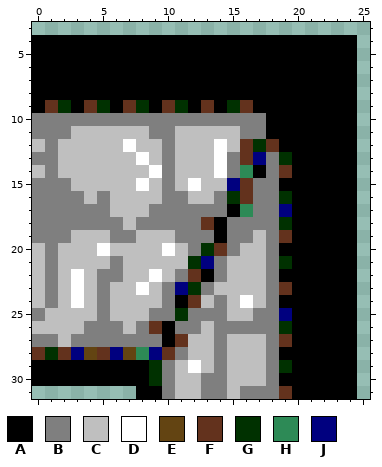
Edited in one commit: pixel-art sprite (wall/flagstone/flagstone_C.base.111.png). The picture above is the old version.
The file is 32x32 pixels. Shown: x 0..25, y 3..31.
Palette (. is transparent): A #000000  B #7f7f7f  C #bfbfbf  D #ffffff  E #634412  F #63321d  G #003100  H #2d8a56  J #00007f
Pixels before, first column x 0:
 4 AAAAAAAAAAAAAAAAAAAAAAAAA
 5 AAAAAAAAAAAAAAAAAAAAAAAAA
 6 AAAAAAAAAAAAAAAAAAAAAAAAA
 7 AAAAAAAAAAAAAAAAAAAAAAAAA
 8 AAAAAAAAAAAAAAAAAAAAAAAAA
 9 AFGAFGAFGAFGAFAGFAAAAAAAA
10 BBBBBBBBBBBBBBBBBBAAAAAAA
11 BBBCCCCCCBBCCCCCBBAAAAAAA
12 CBCCCCCDCCBCCCDCFGFAAAAAA
13 BBCCCCCCDCBCCCDBFJBGAAAAA
14 CBCCCCCCCDBCCCDBHABFAAAAA
15 BBBCCCCCDCBCDCCJFBBAAAAAA
16 BBBBCBCCCCBBCCBGFBBGAAAAA
17 BBBBBBCCCBBBBBBAHBBJAAAAA
18 BBBBBBBCBBBBBFABBBBGAAAAA
19 BBBCCCBBCCCBBBABBCBFAAAAA
20 CBCCCDCCCCDCBGFBCCBAAAAAA
21 CBCCCCBCCCCCGJBCCCBGAAAAA
22 CBCDCBBCCDCBFABCCCBAAAAAA
23 CBCDCBCCDCBJGBCCCCBFAAAAA
24 CBCDCBCCCCBAFCBCDCBAAAAAA
25 BCCCCBCCCBBGBBBCCBBJAAAAA
26 CCCCBBBCBFABBCBBBBBGAAAAA
27 BBCBBBBBBBAFCCBCCCBFAAAAA
28 FGFJEFJEHJFBCCBCCCBAAAAAA
29 AAAAAAAAAGBCDCBCCCBGAAAAA
30 AAAAAAAAAGBCCBBCCCBAAAAAA
31 ........AABCCBBCBBBFAAAAA
New version:
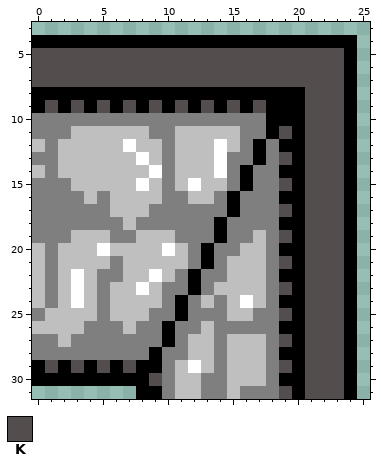
Colours new in this view: K #534d4d
Change:
The author changed colour F to colour A in row 9 at x 4, 10 and 16; in row 14 at x 19; in row 15 at x 16; in row 22 at x 12.
The author changed colour G to colour A in row 9 at x 2 and 8; in row 12 at x 17; in row 16 at x 15 and 19; in row 18 at x 19; in row 20 at x 13; in row 23 at x 12.
The author changed colour G to colour A in row 25 at x 11; in row 26 at x 19; in row 29 at x 9.
The author changed colour H to colour A in row 14 at x 16.
The author changed colour J to colour A in row 13 at x 17; in row 21 at x 13; in row 28 at x 9.
The author changed colour A to colour B in row 14 at x 17; in row 22 at x 13.
The author changed colour E to colour B in row 28 at x 4 and 7.
The author changed colour F to colour B in row 12 at x 16 and 18; in row 13 at x 16; in row 16 at x 16; in row 18 at x 13; in row 20 at x 14; in row 24 at x 12.
The author changed colour F to colour B in row 26 at x 9; in row 27 at x 11; in row 28 at x 0, 2, 5 and 10.
The author changed colour G to colour B in row 21 at x 12; in row 28 at x 1.
The author changed colour H to colour B in row 17 at x 16; in row 28 at x 8.
The author changed colour J to colour B in row 15 at x 15; in row 23 at x 11; in row 28 at x 3 and 6.
The author changed colour A to colour K in rows 5 to 7 at x 0 to 23; in row 8 at x 21 to 23; in row 9 at x 3, 9, 17 and 21 to 23; in row 10 at x 21 to 23; in row 11 at x 19 and 21 to 23; in rows 12 to 14 at x 21 to 23.
The author changed colour A to colour K in row 15 at x 19 and 21 to 23; in rows 16 to 28 at x 21 to 23; in row 29 at x 1, 3, 5, 7 and 21 to 23; in rows 30 to 31 at x 21 to 23.
The author changed colour F to colour K in row 9 at x 1, 7 and 13; in row 19 at x 19; in row 23 at x 19; in row 27 at x 19; in row 31 at x 19.
The author changed colour G to colour K in row 9 at x 5, 11 and 15; in row 13 at x 19; in row 21 at x 19; in row 29 at x 19; in row 30 at x 9.
The author changed colour J to colour K in row 17 at x 19; in row 25 at x 19.
